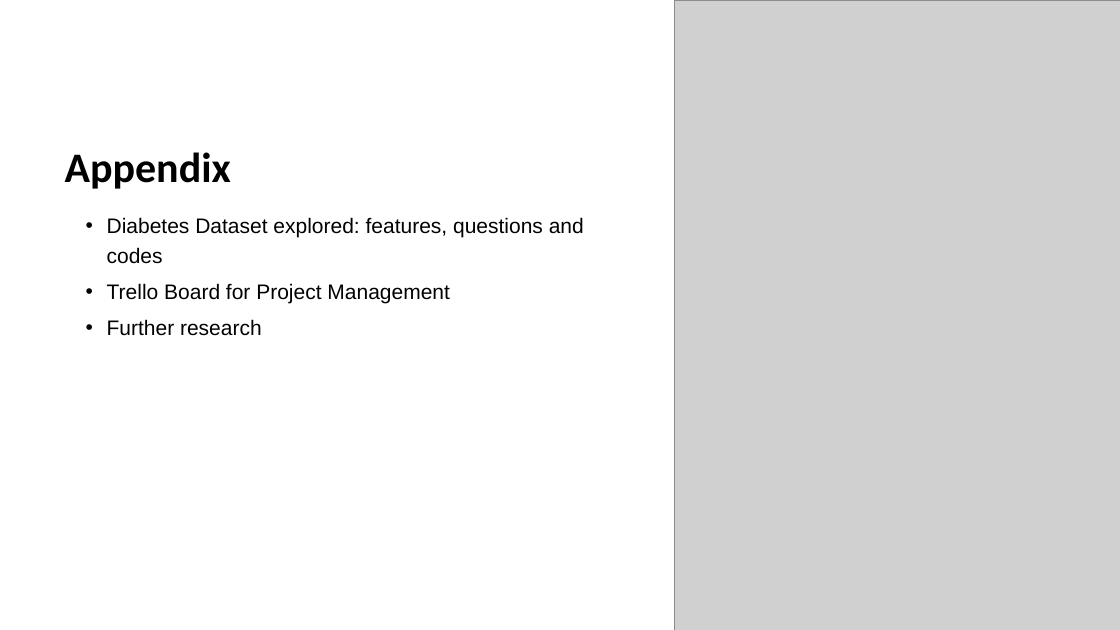
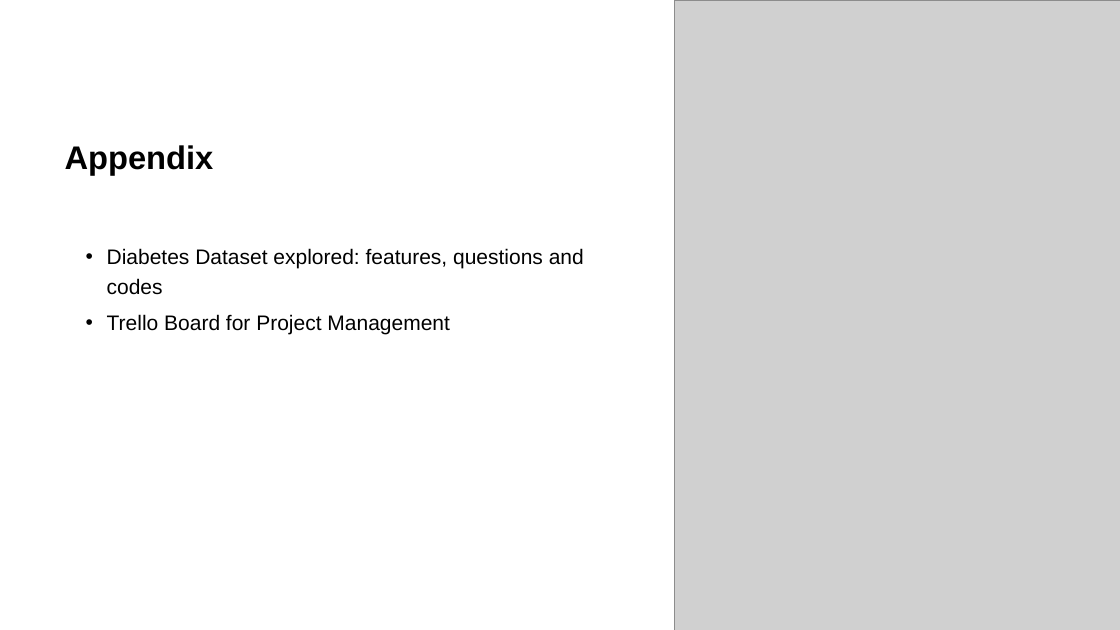
Before and after one commit to teresamcgarry/diabetes, a slide deck: slide 14 of presentation/diabetes_presentation.pptx (slide 10 before the commit). Drawn at 1120x630 pixels with LibreOffice and Linux fonts; fonts in the diff are those of the drawing; grey boxes stand for pictures. Boxes give left, top, right and bottom in pixels: in the first picture for what was removed or moved away, otherwise in the second. Text is boxed around its words. In the diff, an @@ line names an element or a change of style, - is before the commit and + after.

```diff
--- a/presentation/diabetes_presentation.pptx
+++ b/presentation/diabetes_presentation.pptx
@@ title "Appendix" at (65, 145, 214, 175): size 36 to 28 pt, font Calibri to Arial @@
@@ text at (107, 319, 262, 336): paragraph removed @@
-  • Further research
```
Also in this commit, not shown: 5 other slides changed, 6 slides added, 2 slides removed.
